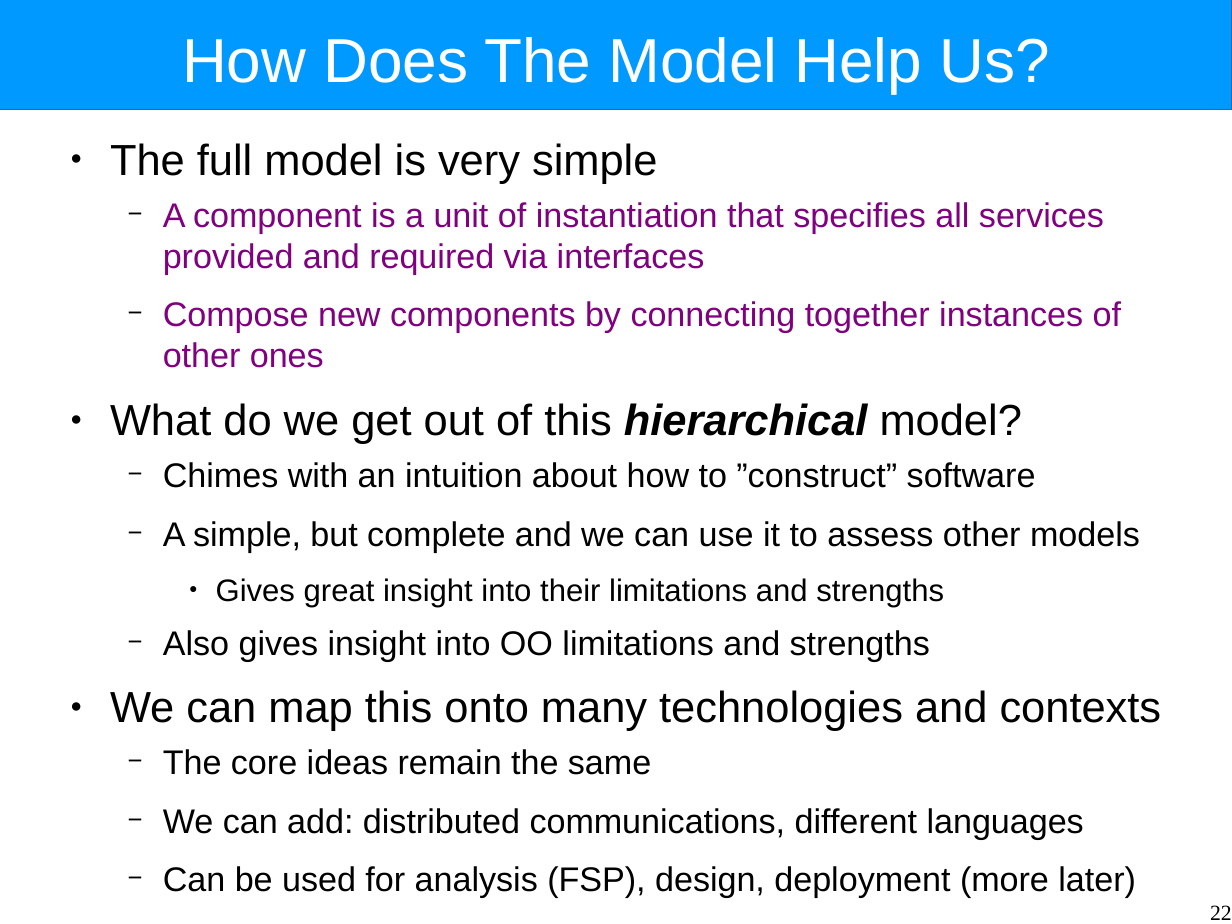
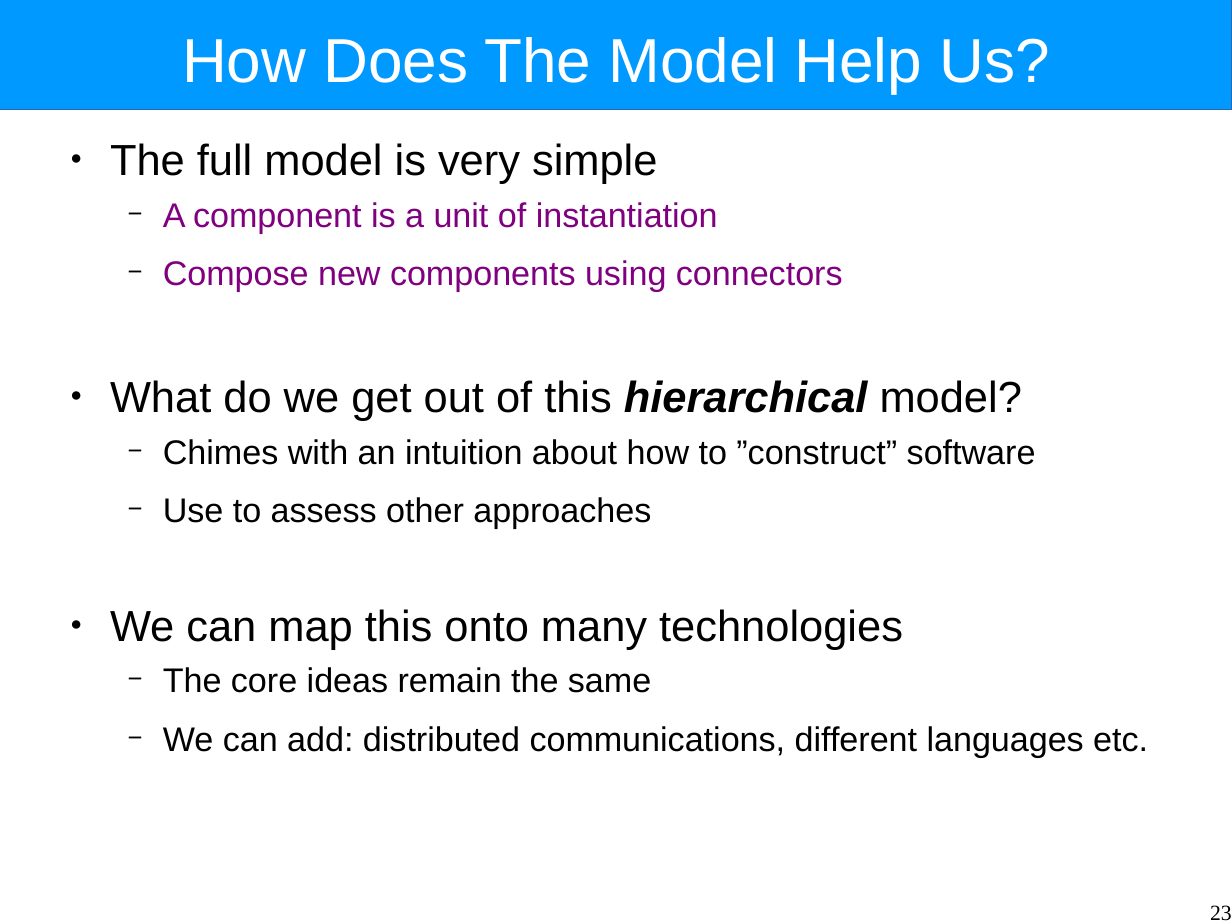
Before and after one commit to Intrinsarc/intrinsarc-evolve, a slide deck: slide 23 of Academic Work/lectures/components.odp (slide 22 before the commit). Drawn at 1232x924 pixels with LibreOffice and Linux fonts; fonts in the diff are those of the drawing. Boxes give left, top, right and bottom in pixels: in the first picture for what was removed or moved away, otherwise in the second. Text is boxed around its words. In the diff, an @@ line names an element or a change of style, - is before the commit and + after.

```diff
--- a/Academic Work/lectures/components.odp
+++ b/Academic Work/lectures/components.odp
@@ text at (163, 202, 843, 292): text changed @@
-  − A component is a unit of instantiation that specifies all services provided and required via interfaces
-  − Compose new components by connecting together instances of other ones
+  − A component is a unit of instantiation
+  − Compose new components using connectors
@@ text at (110, 497, 903, 650): text changed; size 22 to 28 pt @@
-  − A simple, but complete and we can use it to assess other models
-    ● Gives great insight into their limitations and strengths
-  − Also gives insight into OO limitations and strengths
-● We can map this onto many technologies and contexts
+  − Use to assess other approaches
+● We can map this onto many technologies
@@ text at (163, 726, 1148, 757): text changed @@
-  − We can add: distributed communications, different languages
-  − Can be used for analysis (FSP), design, deployment (more later)
+  − We can add: distributed communications, different languages etc.
@@ page number at (1210, 905, 1232, 921): text changed @@
-22
+23
```
Also in this commit, not shown: 20 other slides changed, 8 slides added, 4 slides removed.
